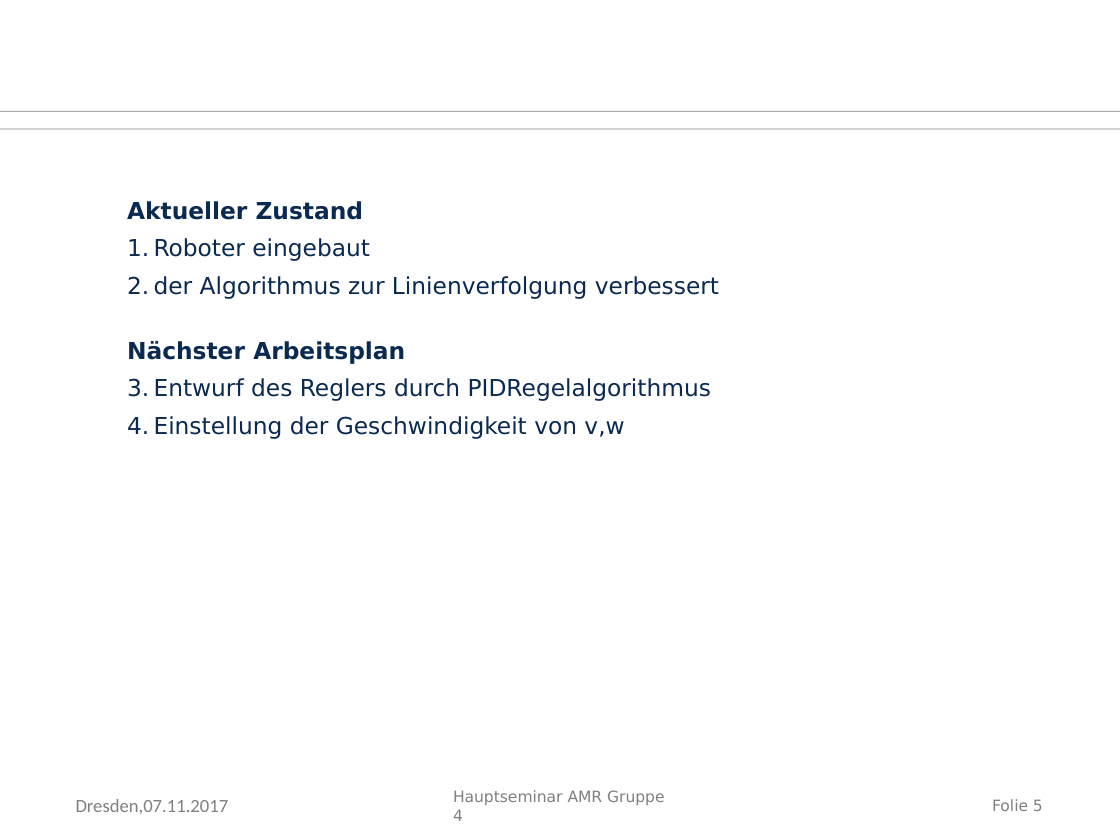
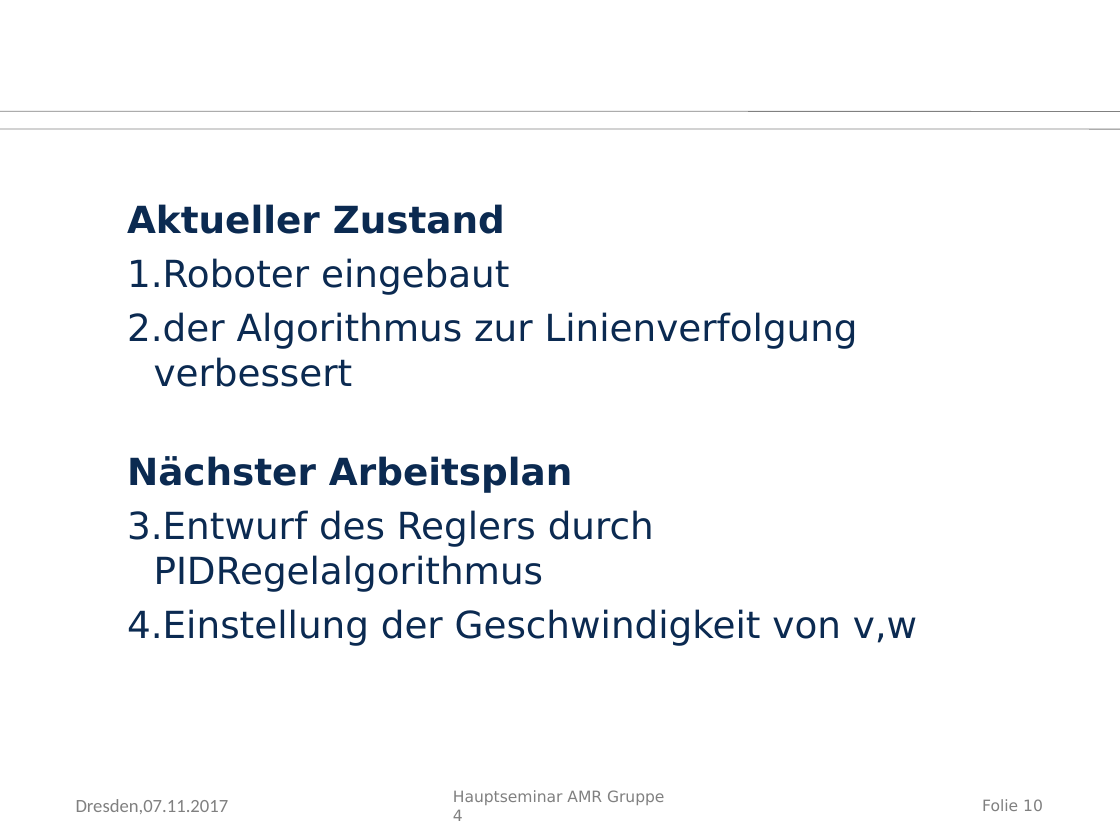
Before and after one commit to Pflaumenpauli/Roboter-Gruppe-4, a slide deck: slide 10 of Presentation/HS-AMR_Gruppe4.ppt (slide 5 before the commit). Drawn at 1120x840 pixels with LibreOffice and Linux fonts; fonts in the diff are those of the drawing; background and template pictures are left out. Boxes give left, top, right and bottom in pixels: in the first picture for what was removed or moved away, otherwise in the second. Text is boxed around its words. In the diff, an @@ line names an element or a change of style, - is before the commit and + after.

```diff
--- a/Presentation/HS-AMR_Gruppe4.ppt
+++ b/Presentation/HS-AMR_Gruppe4.ppt
@@ text "Aktueller Zustand" at (127, 204, 917, 646): size 15 to 24 pt @@
@@ page number at (982, 799, 1043, 811): text changed @@
-Folie 5
+Folie 10
```
Also in this commit, not shown: 6 other slides changed, 3 slides added, 1 slide removed, 13 other files.
